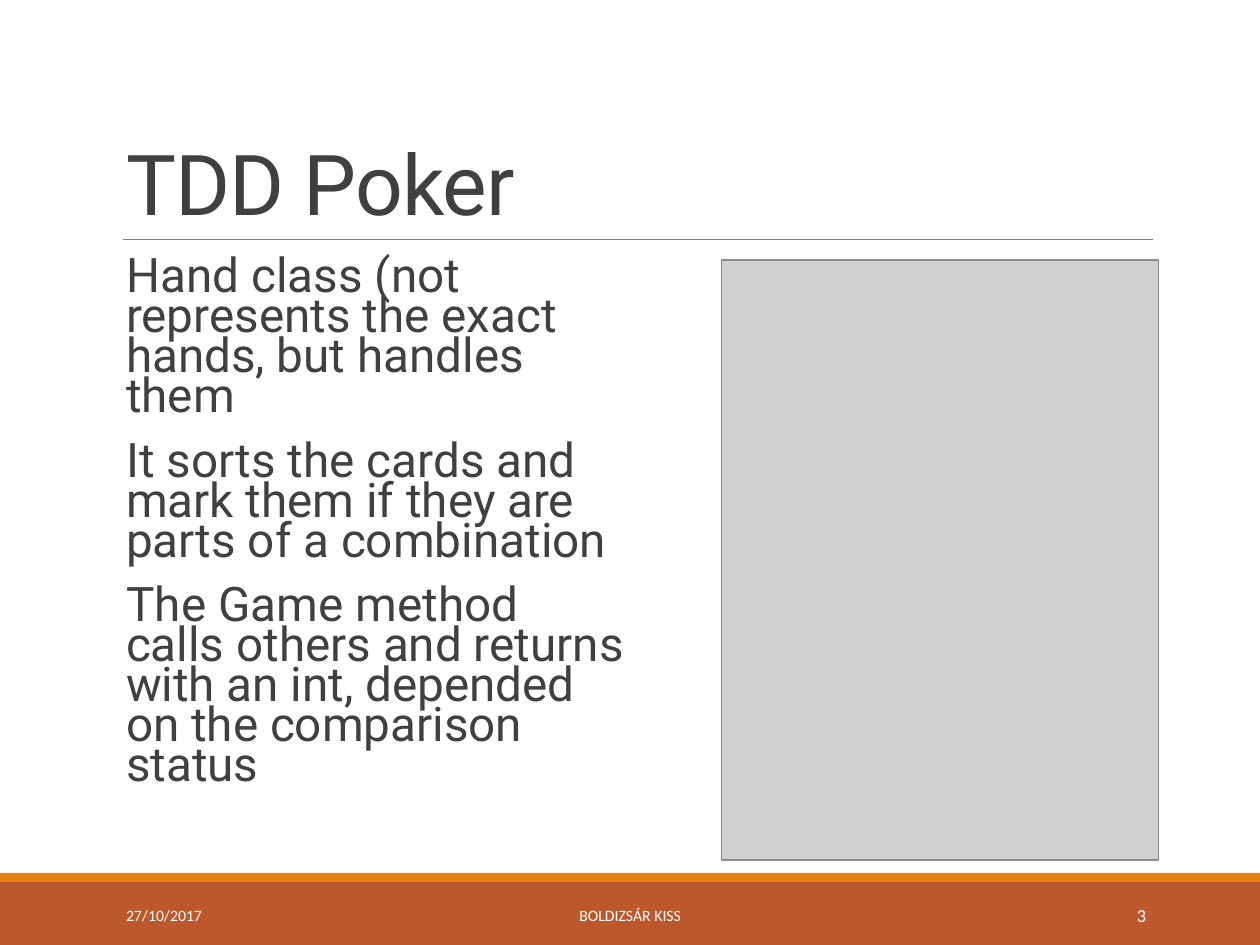
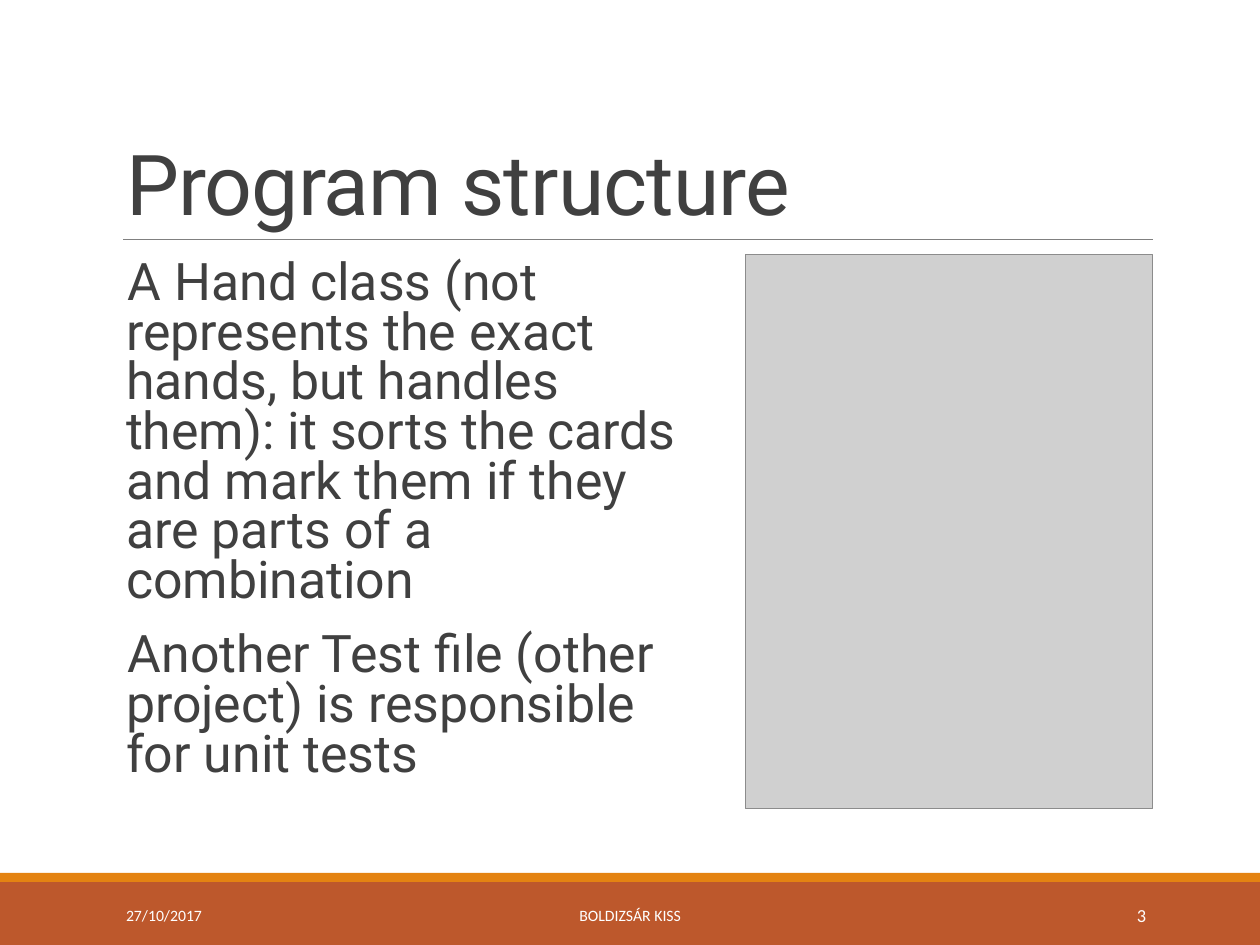
Before and after one commit to green-fox-academy/bpo106, a slide deck: slide 3 of week07/day04/demo/ppt-w07.pptx. Drawn at 1260x945 pixels with LibreOffice and Linux fonts; fonts in the diff are those of the drawing; grey boxes stand for pictures. Boxes give left, top, right and bottom in pixels: in the first picture for what was removed or moved away, otherwise in the second. Text is boxed around its words. In the diff, an @@ line names an element or a change of style, - is before the commit and + after.

Commit message:
Demo improvements (removed Lenin's picture by a Solution Explorer screenshot).

```diff
--- a/week07/day04/demo/ppt-w07.pptx
+++ b/week07/day04/demo/ppt-w07.pptx
@@ title at [126,155,789,233]: text changed @@
-TDD Poker
+Program structure
@@ text at [126,258,675,773]: text changed; size 27.2 to 29.6 pt @@
-  Hand class (not represents the exact hands, but handles them
-  It sorts the cards and mark them if they are parts of a combination
-  The Game method calls others and returns with an int, depended on the comparison status
+  A Hand class (not represents the exact hands, but handles them): it sorts the cards and mark them if they are parts of a combination
+  Another Test file (other project) is responsible for unit tests
@@ picture: place and size @@
-picture at [721,260,1158,859]
+picture at [745,255,1153,809]
```
Also in this commit, not shown: 4 other slides changed, 3 slides added.
